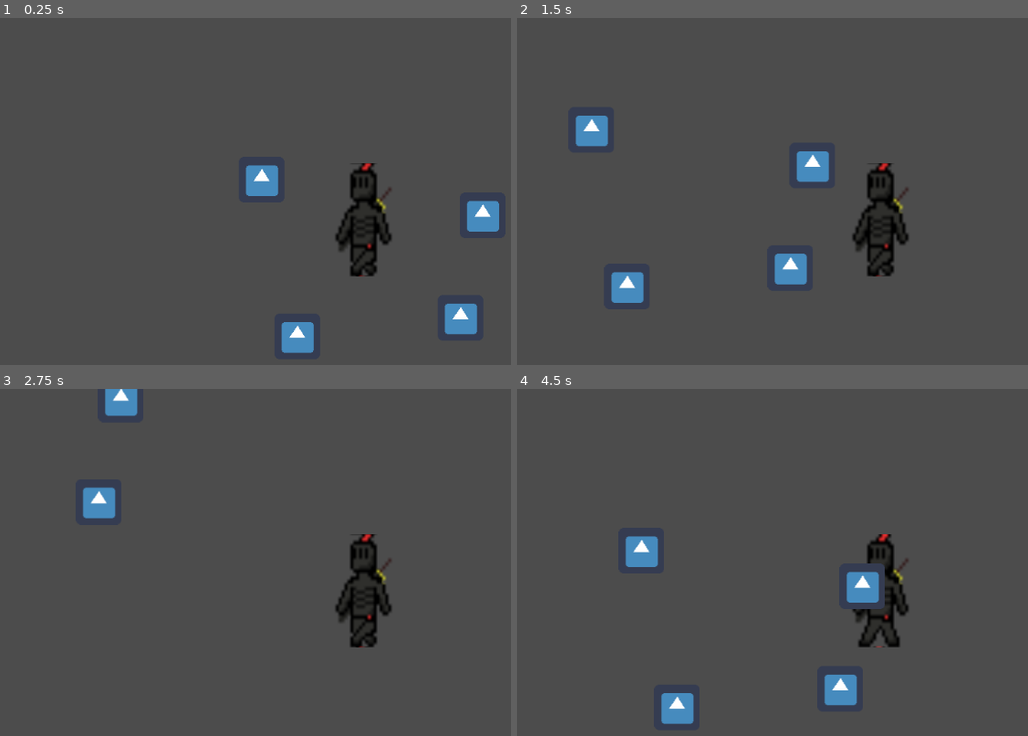
Above: before the commit, frames 1-4 (two rows, left to right).
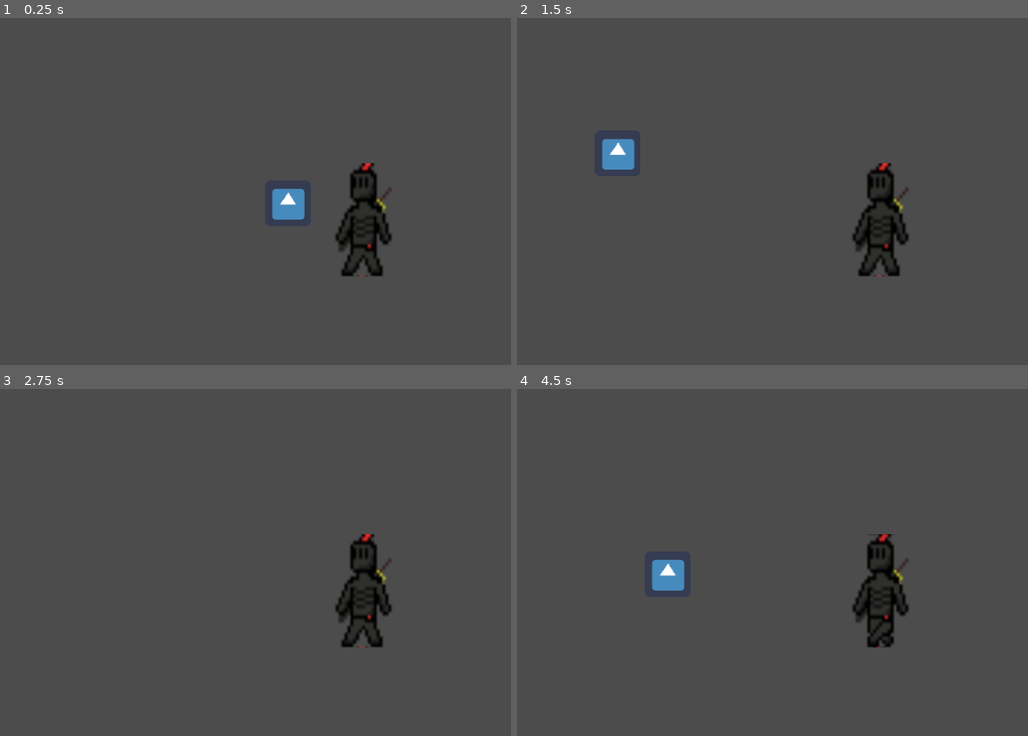
Above: after the commit, the same moments.

Repository: fruitman11500/2d-cthulu-game
Game: Godot game, scene res://main.tscn
The game is run twice, just before and just after one commit, with the same random seed, the same clock (stepped at 60 frames per second) and the same inputs. The engine's default icon, where the game draws it, is replaced by a stand-in: a white triangle on a blue panel in a dark square.
Inputs:
- Up to frame 1 (0.25 s): no input
- Up to frame 2 (1.5 s): hold D (right) 0.53-1.28 s; hold S (down) from 1.28 s (still down)
- Up to frame 3 (2.75 s): release S (down) at 2.03 s; hold D (right) from 2.03 s (still down)
- Up to frame 4 (4.5 s): release D (right) at 2.78 s; hold W (up) 2.78-3.53 s; hold A (left) from 3.53 s (still down)

The runs differ from the first frame. In frame 1, 3.1% of the frame differs, in the area x 48-98%, y 41-97%; in frame 2, 3.1%; in frame 3, 1.3%; in frame 4, 3.4%, in the area x 21-75%, y 41-97%.

Commit message:
aaron made enemy basics

Diff:
--- a/Aaron/2d cthulu game (real)/main.tscn
+++ b/Aaron/2d cthulu game (real)/main.tscn
@@ -71,20 +71,15 @@
 scale = Vector2( 4.09375, 4.96875 )
 frames = SubResource( 8 )
 animation = "left"
+frame = 1
 playing = true
 
-[node name="Icon" type="Sprite" parent="."]
-position = Vector2( 134, 121 )
+[node name="Node" type="Node" parent="."]
+
+[node name="AnimatedSprite" type="AnimatedSprite" parent="Node"]
+
+[node name="CollisionShape2D" type="CollisionShape2D" parent="Node"]
+
+[node name="Icon" type="Sprite" parent="Node/CollisionShape2D"]
+position = Vector2( -108, -40 )
 texture = ExtResource( 2 )
-
-[node name="Icon2" type="Sprite" parent="."]
-position = Vector2( -95, 147 )
-texture = ExtResource( 2 )
-
-[node name="Icon4" type="Sprite" parent="."]
-position = Vector2( -145, -73 )
-texture = ExtResource( 2 )
-
-[node name="Icon3" type="Sprite" parent="."]
-position = Vector2( 165, -23 )
-texture = ExtResource( 2 )
